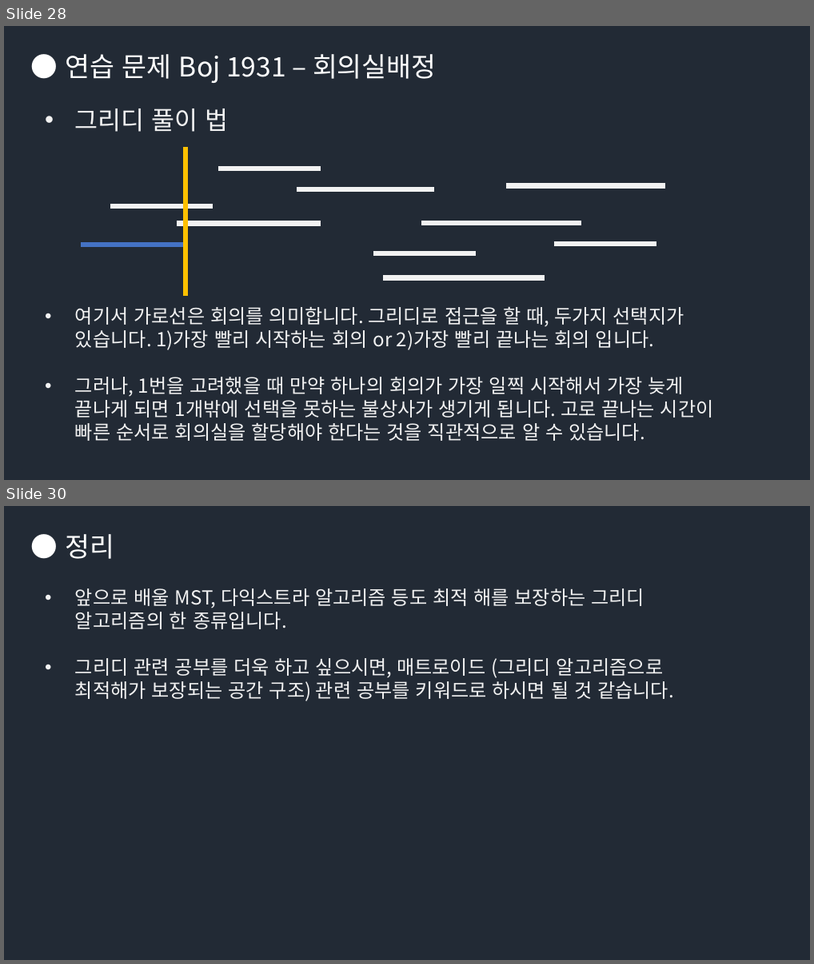
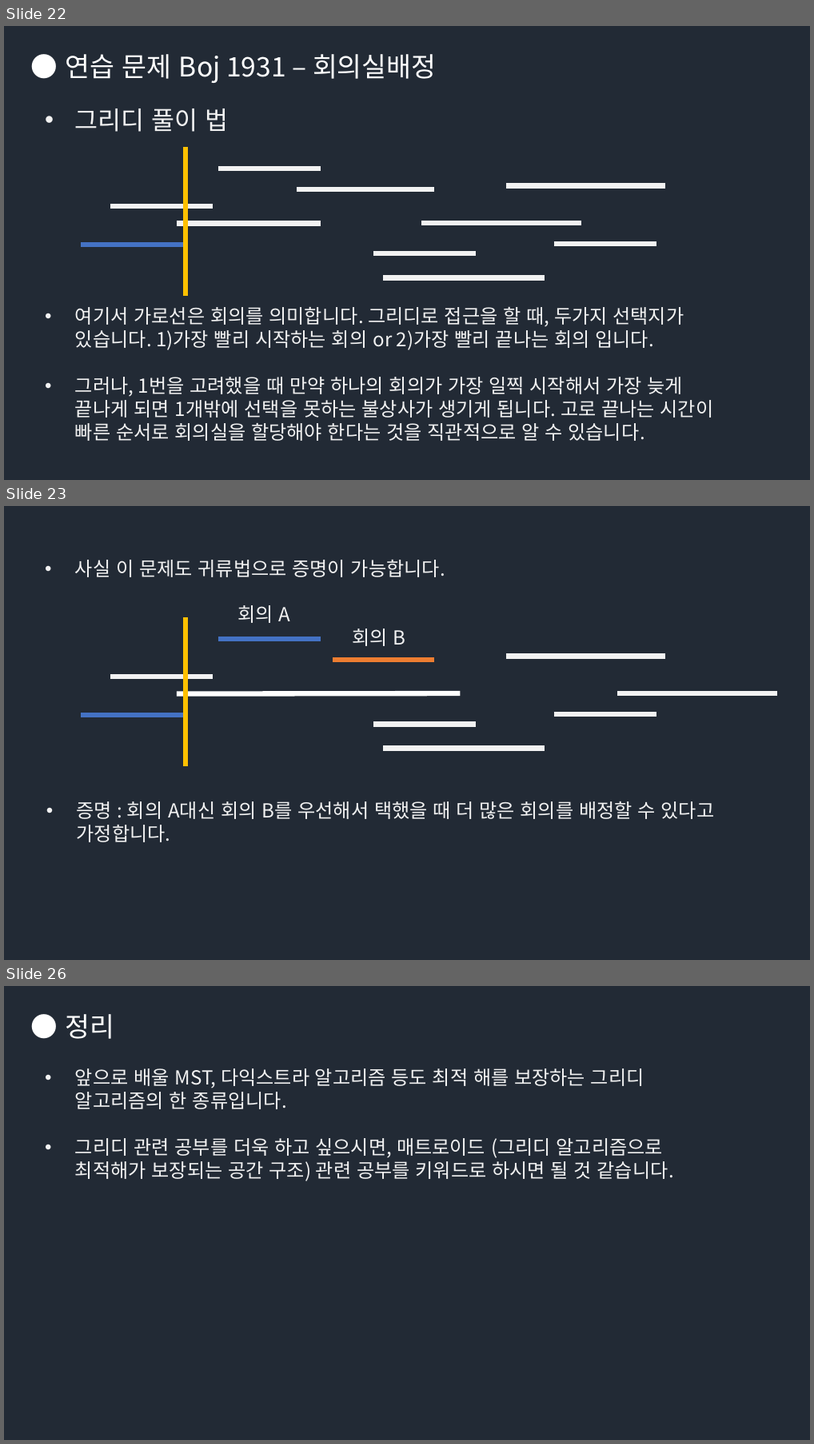
Before and after one commit to Groot-Space/Groot-space.github.io, a slide deck: assets/images/그리디/그리디.pptx. Shown one above the other, each under a label of ours: slides 28 and 30 before the commit, slides 22, 23 and 26 after it; the slides between them are not shown. The pictures are 814x964 and 814x1444 pixels, drawn with LibreOffice and Linux fonts; fonts in the diff are those of the drawing. Boxes give left, top, right and bottom in pixels: in the first picture for what was removed or moved away, otherwise in the second. Text is boxed around its words. In the diff, an @@ line names an element or a change of style, - is before the commit and + after.

```diff
--- a/assets/images/그리디/그리디.pptx
+++ b/assets/images/그리디/그리디.pptx
@@ slide 23 added at bbox=[4, 506, 810, 960], background #222A35 @@
@@ text added at bbox=[75, 560, 446, 577], 23 pt, text #F2F2F2 @@
+• 사실 이 문제도 귀류법으로 증명이 가능합니다.
@@ line added from (186, 617) to (186, 767), #FFC000 6 pt @@
@@ text added at bbox=[238, 605, 291, 623], 23 pt, text #F2F2F2 @@
+회의 A
@@ line added from (218, 639) to (321, 639), #4472C4 6 pt @@
@@ text added at bbox=[352, 628, 406, 646], 23 pt, text #F2F2F2 @@
+회의 B
@@ line added from (333, 660) to (434, 660), #ED7D31 6 pt @@
@@ line added from (506, 656) to (666, 656), #F2F2F2 6 pt @@
@@ line added from (110, 676) to (214, 676), #F2F2F2 6 pt @@
@@ line added from (177, 693) to (460, 693), #FFFFFF 6 pt @@
@@ line added from (618, 693) to (778, 693), #F2F2F2 6 pt @@
@@ line added from (82, 715) to (184, 715), #4472C4 6 pt @@
@@ line added from (554, 714) to (657, 714), #F2F2F2 6 pt @@
@@ line added from (374, 724) to (476, 724), #F2F2F2 6 pt @@
@@ line added from (384, 748) to (545, 748), #F2F2F2 6 pt @@
@@ text added at bbox=[77, 801, 715, 842], 23 pt, text #F2F2F2 @@
+• 증명 : 회의 A대신 회의 B를 우선해서 택했을 때 더 많은 회의를 배정할 수 있다고 가정합니다.
@@ what was slide 28 is now slide 22 @@
@@ what was slide 30 is now slide 26 @@
```
Also in this commit, not shown: 2 slides changed, 2 other slides added, 7 slides removed.
